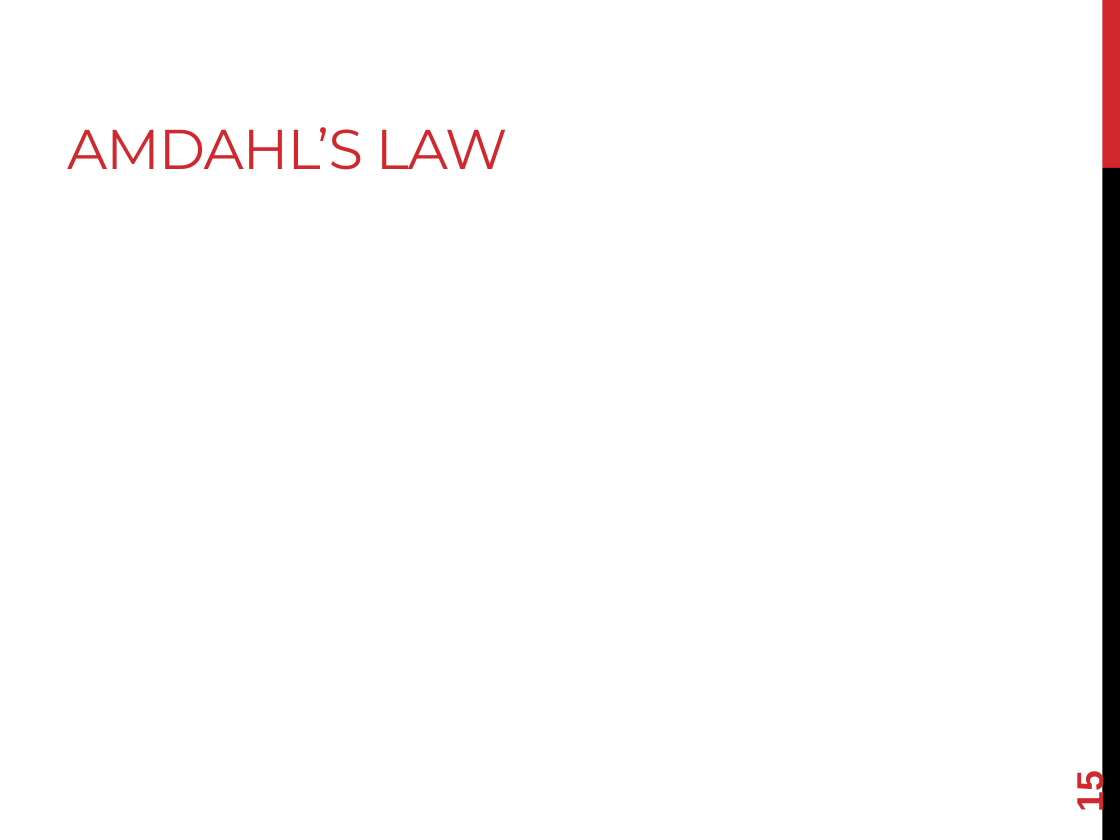
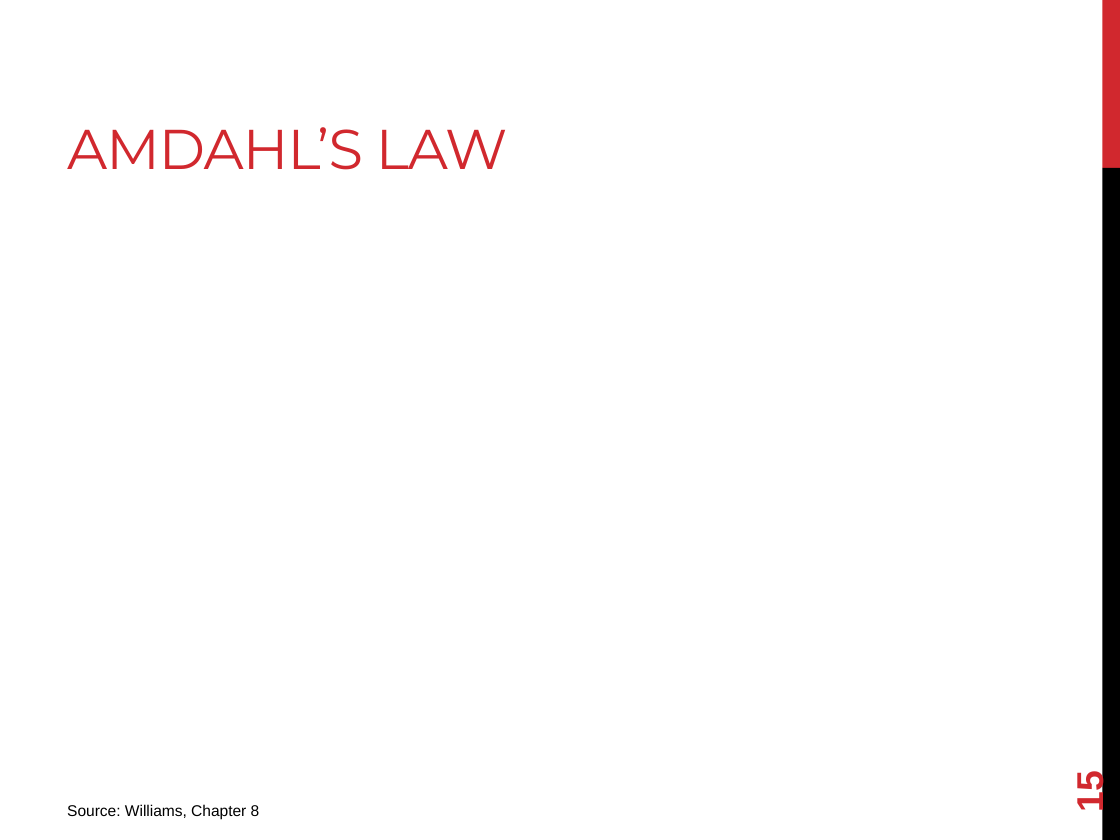
Before and after one commit to joshpeterson/DevelopingConcurrentSoftware, a slide deck: slide 15 of Lectures/Designing Concurrent Software/Designing Concurrent Software.pptx. Drawn at 1120x840 pixels with LibreOffice and Linux fonts; fonts in the diff are those of the drawing; grey boxes stand for pictures. Boxes give left, top, right and bottom in pixels: in the first picture for what was removed or moved away, otherwise in the second. Text is boxed around its words. In the diff, an @@ line names an element or a change of style, - is before the commit and + after.

```diff
--- a/Lectures/Designing Concurrent Software/Designing Concurrent Software.pptx
+++ b/Lectures/Designing Concurrent Software/Designing Concurrent Software.pptx
@@ text added at (67, 804, 260, 819), 10 pt, text #000000 @@
+Source: Williams, Chapter 8
```
Also in this commit, not shown: 1 other slide changed, 5 slides added.
